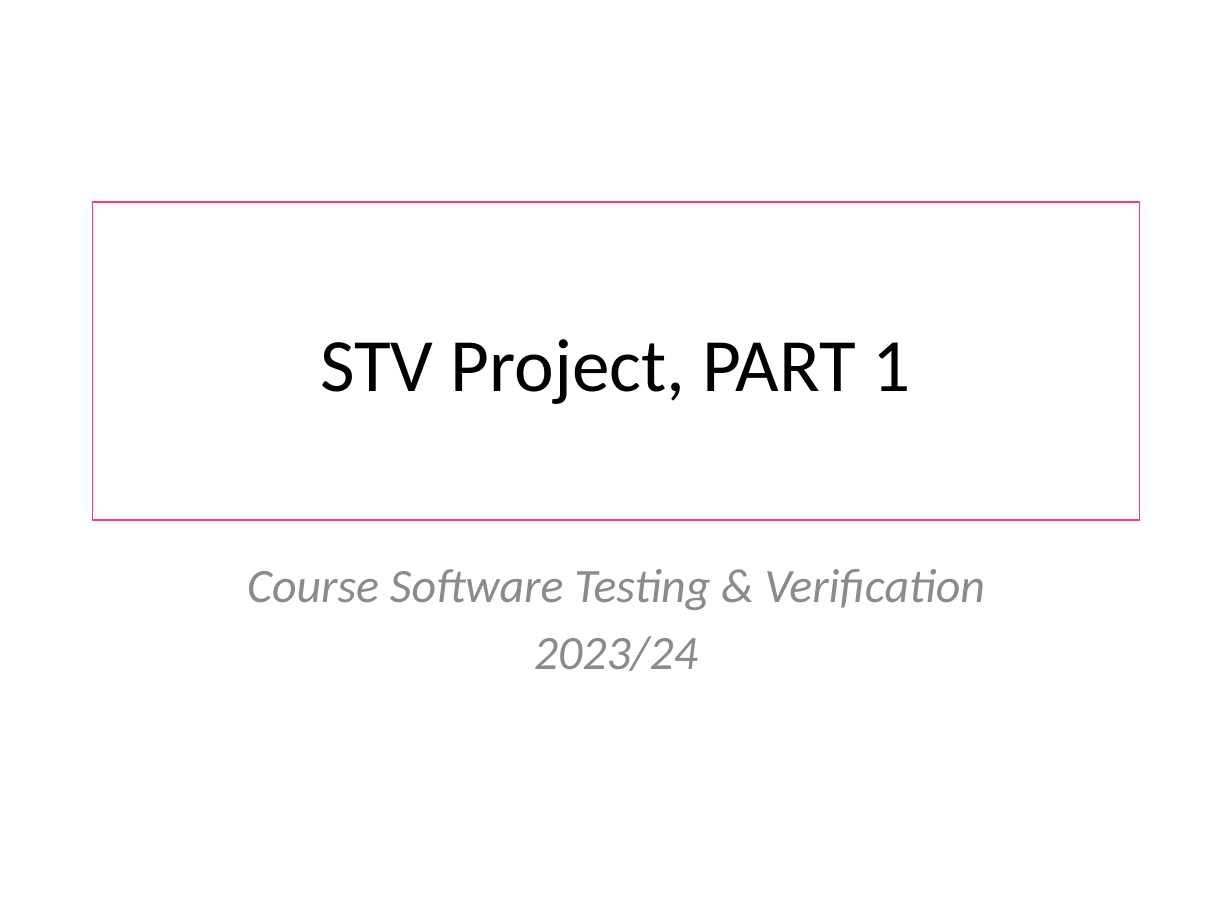
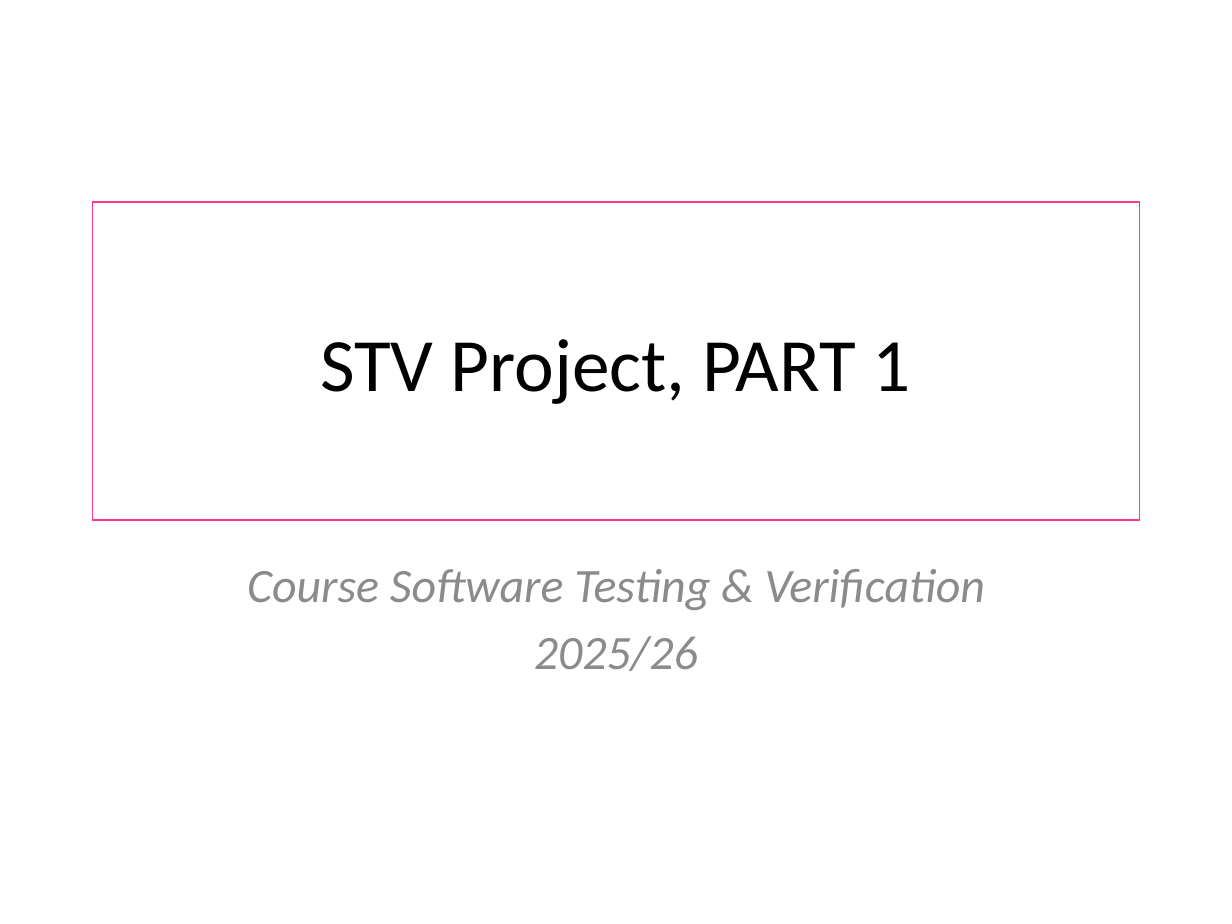
Before and after one commit to wooshrow/b3stv, a slide deck: slide 1 of slides/Project.pptx. Drawn at 1232x924 pixels with LibreOffice and Linux fonts; fonts in the diff are those of the drawing. Boxes give left, top, right and bottom in pixels: in the first picture for what was removed or moved away, otherwise in the second. Text is boxed around its words. In the diff, an @@ line names an element or a change of style, - is before the commit and + after.

Commit message:
updating course plan, project, asgs

```diff
--- a/slides/Project.pptx
+++ b/slides/Project.pptx
@@ subtitle at (x1=534, y1=636, x2=698, y2=671): text changed @@
-2023/24
+2025/26
```
Also in this commit, not shown: 1 other slide changed, 6 other files.
